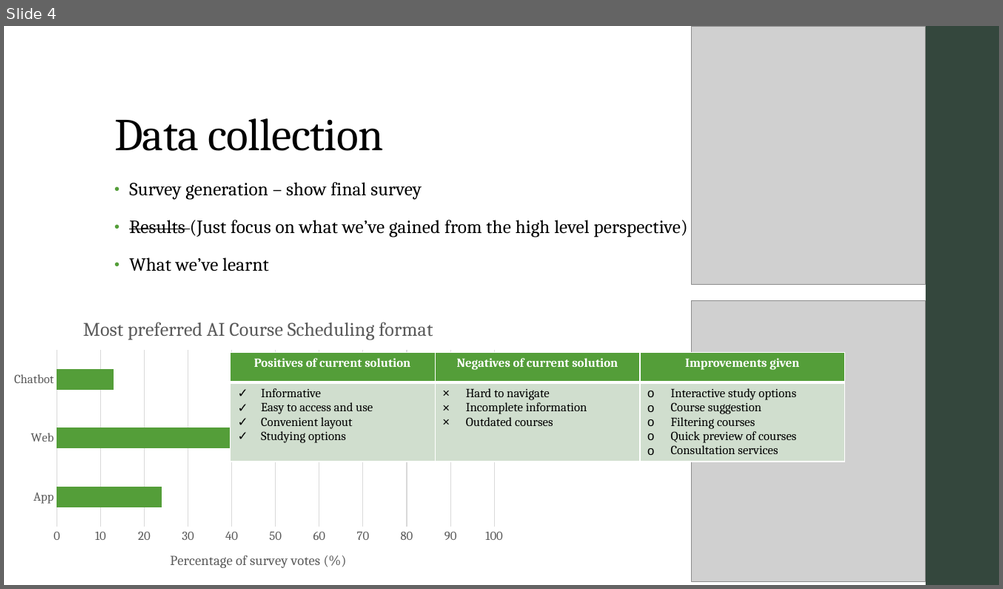
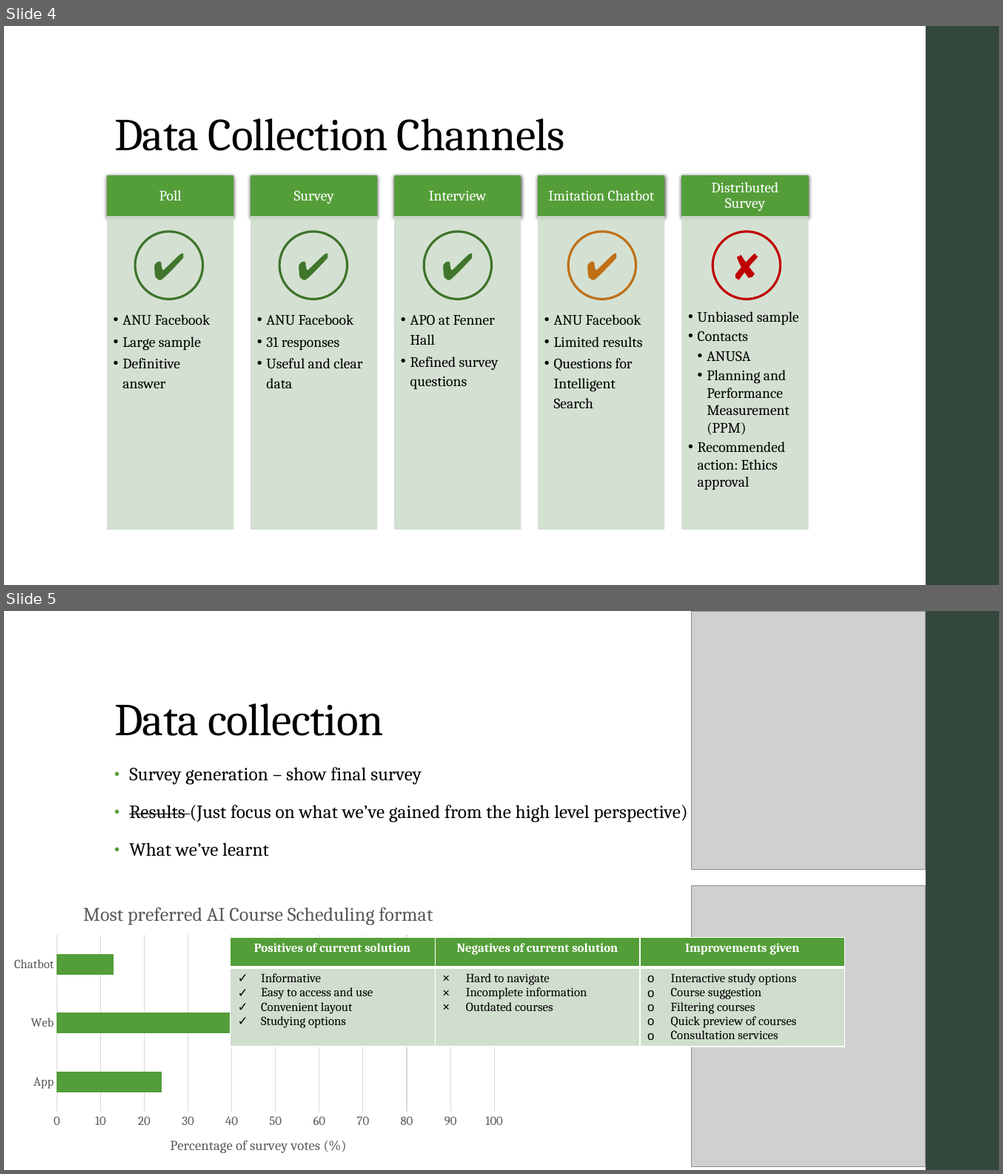
Before and after one commit to AICourseSelection/courseai, a slide deck: Documentation/Audit_2/Powerpoint/Audit_Presentation.pptx. Shown one above the other, each under a label of ours: slide 4 before the commit, slides 4 and 5 after it. The pictures are 1003x589 and 1003x1174 pixels, drawn with LibreOffice and Linux fonts; fonts in the diff are those of the drawing; grey boxes stand for pictures. Boxes give left, top, right and bottom in pixels: in the first picture for what was removed or moved away, otherwise in the second. Text is boxed around its words. In the diff, an @@ line names an element or a change of style, - is before the commit and + after.

Commit message:
Audit 2 Powerpoint: Data Collection Channels, Feature List

```diff
--- a/Documentation/Audit_2/Powerpoint/Audit_Presentation.pptx
+++ b/Documentation/Audit_2/Powerpoint/Audit_Presentation.pptx
@@ slide 4 added at box(4, 26, 999, 585), background #FFFFFF; not listed: 1 template element that a slide beside it also shows @@
@@ title added at box(114, 118, 565, 151), 44 pt, text #000000 @@
+Data Collection Channels
@@ ellipse added at box(135, 232, 203, 300), outline #3E752A 2.25 pt, 36 pt, text #3F762B @@
+✔
@@ ellipse added at box(279, 232, 347, 300), outline #3E752A 2.25 pt, 36 pt, text #3F762B @@
+✔
@@ ellipse added at box(424, 232, 492, 300), outline #3E752A 2.25 pt, 36 pt, text #3F762B @@
+✔
@@ ellipse added at box(568, 232, 636, 300), outline #C06F16 2.25 pt, 36 pt, text #C06F16 @@
+✔
@@ ellipse added at box(713, 232, 781, 300), outline #C00000 2.25 pt, 36 pt, text #C00000 @@
+✘
@@ group added at box(107, 175, 808, 531): 10 rectangles, 10 texts @@
+Poll
+  •• ANU Facebook
+  •• Large sample
+  •• Definitive answer
+Survey
+  •• ANU Facebook
+  •• 31 responses
+  •• Useful and clear data
+Interview
+  •• APO at Fenner Hall
+  •• Refined survey questions
+Imitation Chatbot
+  •• ANU Facebook
+  •• Limited results
+  •• Questions for Intelligent Search
+Distributed Survey
+  •• Unbiased sample
+  •• Contacts
+    •• ANUSA
+    •• Planning and Performance Measurement (PPM)
+  •• Recommended action: Ethics approval
@@ what was slide 4 is now slide 5 @@
```
Also in this commit, not shown: 4 slides changed.
